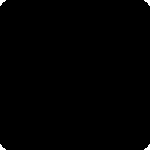
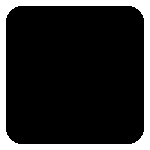
Comparing the layer stacks of the two 150px x 150px images. Changes:
painted on "Слой #1" over [0,0,150,150]
